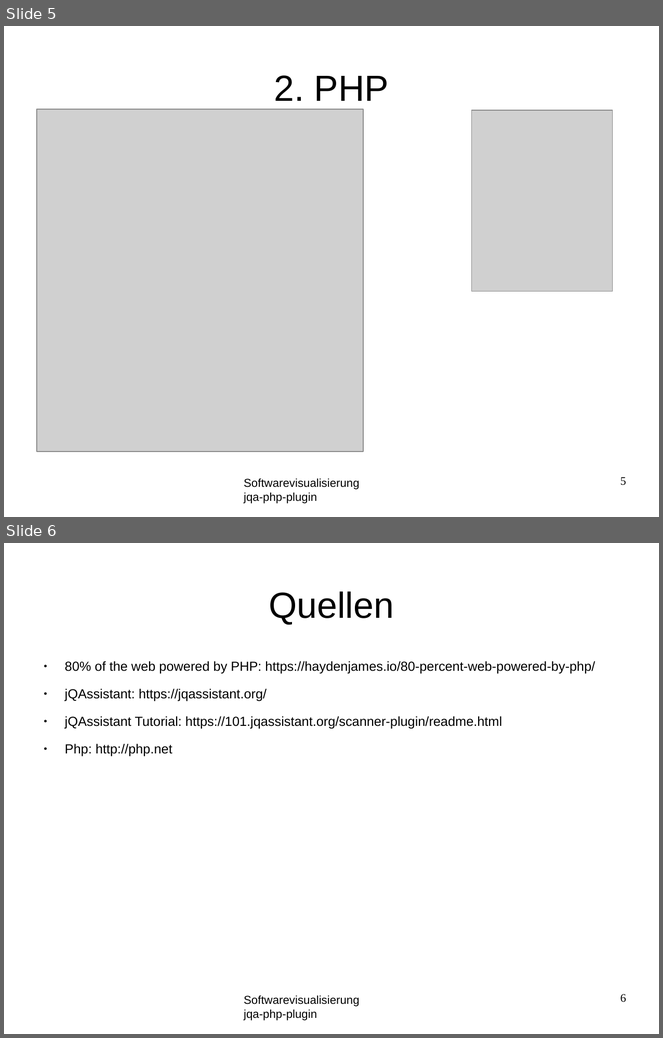
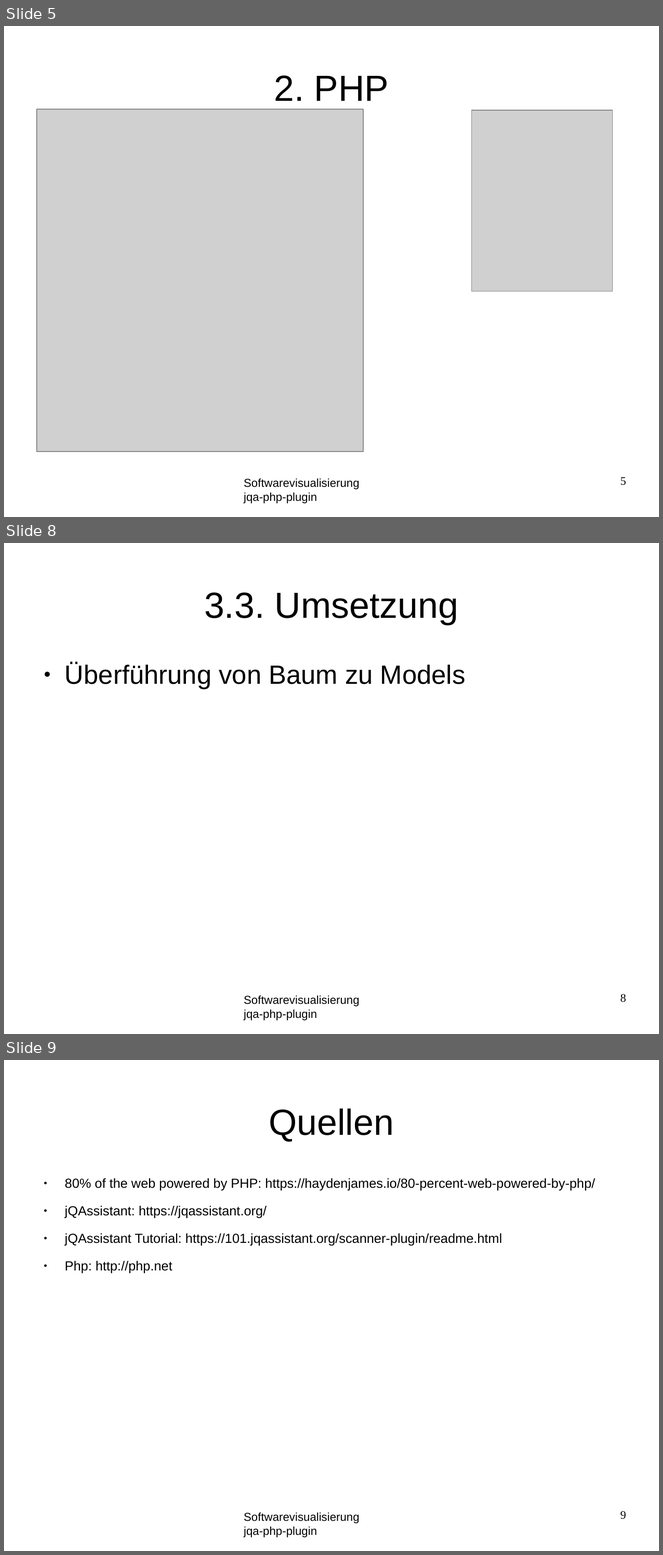
Before and after one commit to softvis-research/jqa-php-plugin, a slide deck: material/presentation.odp. Shown one above the other, each under a label of ours: slides 5 and 6 before the commit, slides 5, 8 and 9 after it; the slides between them are not shown. The pictures are 663x1038 and 663x1555 pixels, drawn with LibreOffice and Linux fonts; fonts in the diff are those of the drawing; grey boxes stand for pictures; background and template pictures are left out. Boxes give left, top, right and bottom in pixels: in the first picture for what was removed or moved away, otherwise in the second. Text is boxed around its words. In the diff, an @@ line names an element or a change of style, - is before the commit and + after.

```diff
--- a/material/presentation.odp
+++ b/material/presentation.odp
@@ slide 8 added at box(4, 543, 659, 1034), background #FFFFFF; not listed: 1 template element that a slide beside it also shows @@
@@ title added at box(204, 592, 458, 625), 44 pt, text #000000 @@
+3.3. Umsetzung
@@ text added at box(65, 663, 466, 690), 32 pt, text #000000 @@
+● Überführung von Baum zu Models
@@ page number added at box(621, 994, 626, 1003), 14 pt, text #000000 @@
+8
@@ what was slide 6 is now slide 9 @@
@@ page number at box(621, 1511, 626, 1520): text changed @@
-6
+9
```
Also in this commit, not shown: 1 slide changed, 2 other slides added, 22 other files.
